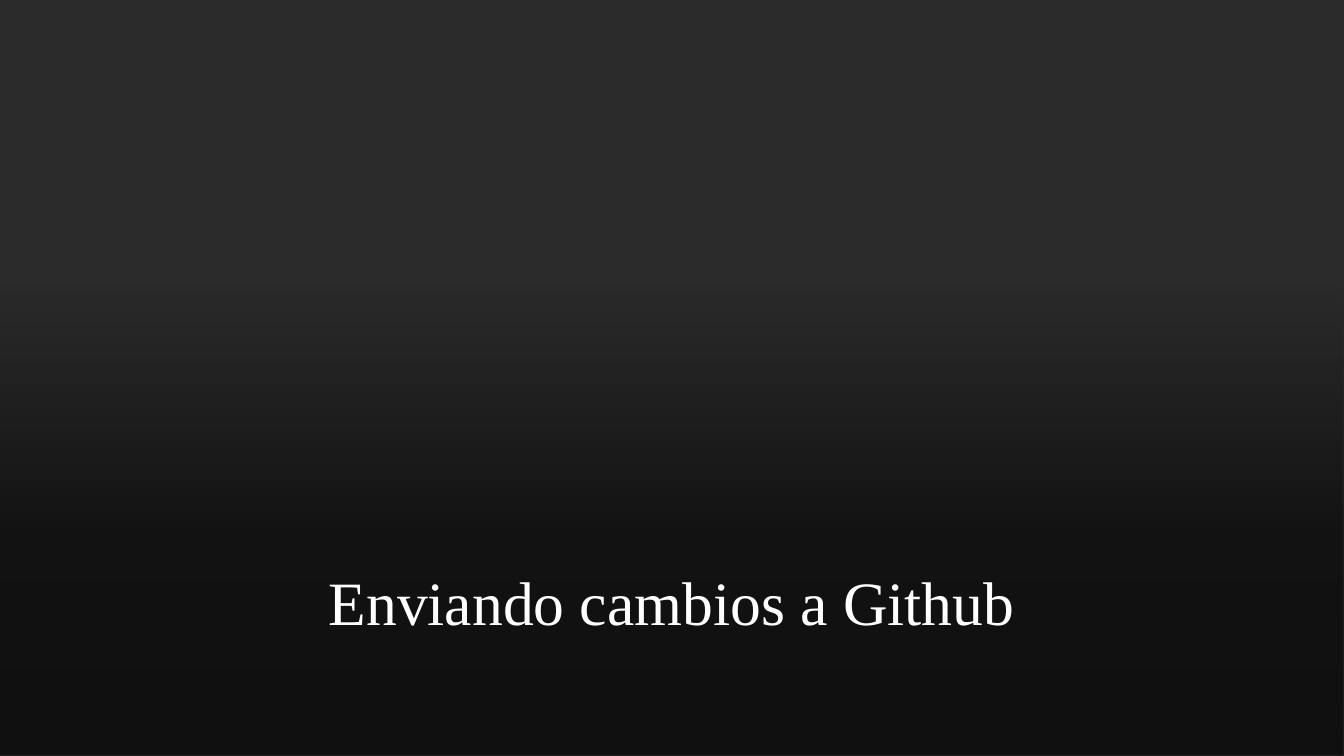
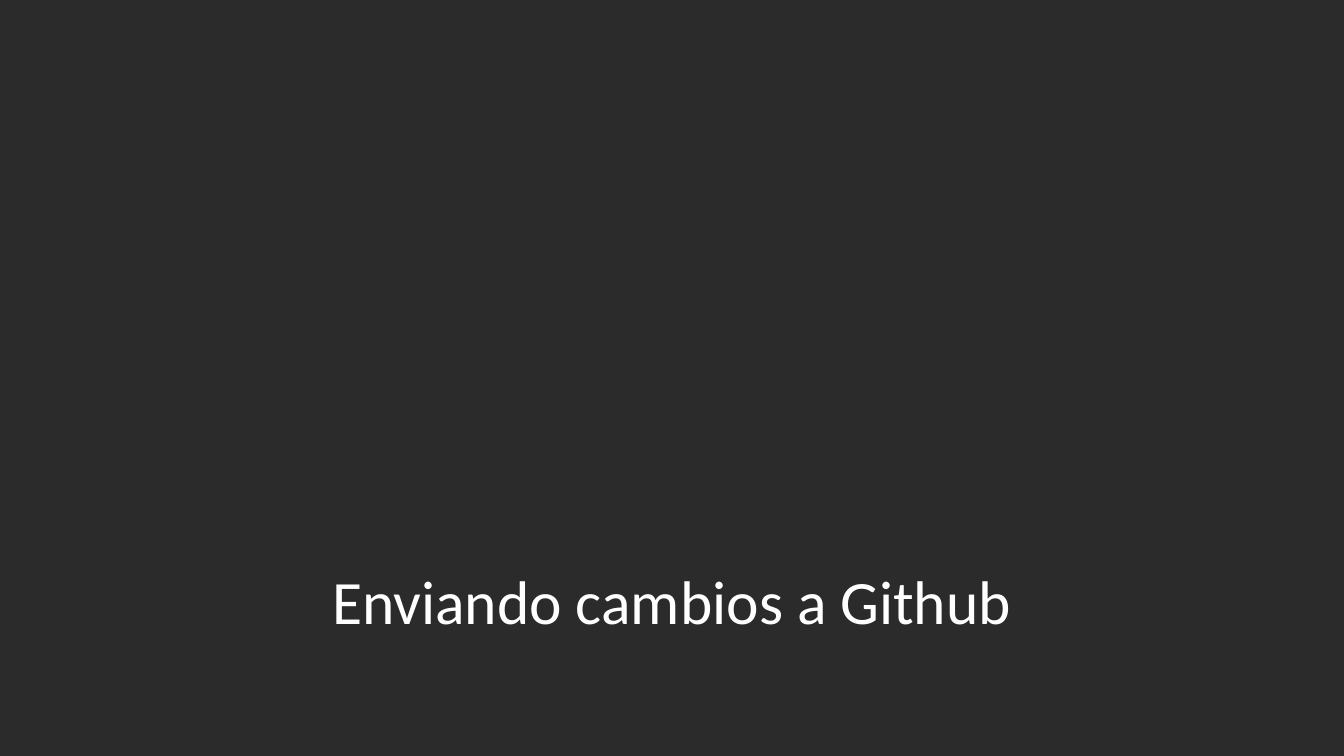
Before and after one commit to mfloresdev/Tutorial-Git, a slide deck: slide 32 of Git & GitHub.pptx (slide 33 before the commit). Drawn at 1344x756 pixels with LibreOffice and Linux fonts; fonts in the diff are those of the drawing; background and template pictures are left out; a plain dark background stands for a picture behind light text. Boxes give left, top, right and bottom in pixels: in the first picture for what was removed or moved away, otherwise in the second. Text is boxed around its words. In the diff, an @@ line names an element or a change of style, - is before the commit and + after.

```diff
--- a/Git & GitHub.pptx
+++ b/Git & GitHub.pptx
@@ rectangle removed at [0,0,1344,756] @@
@@ freeform shape removed at [1162,201,1344,555] @@
@@ freeform shape removed at [1162,201,1344,555] @@
@@ freeform shape removed at [1169,211,1344,546] @@
@@ freeform shape removed at [1169,211,1344,546] @@
@@ rectangle removed at [0,248,1344,756] @@
@@ title "Enviando cambios a Github" at [332,581,1010,625]: font Times New Roman to Calibri; line spacing 1 to 0.9 @@
```
Also in this commit, not shown: 20 other slides changed, 19 slides added, 18 slides removed.
